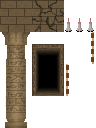
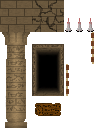
Layer changes from the first 96 × 128 image to the second:
added group "sign" with 3 layers above "Stone" over [35, 103, 61, 116]
added layer "Calque 38" (83%) in group "sign" over [36, 105, 60, 115]
added layer "Calque 39" in group "sign" over [35, 103, 61, 116]
added layer "Calque 37" in group "sign" over [35, 103, 61, 116]
